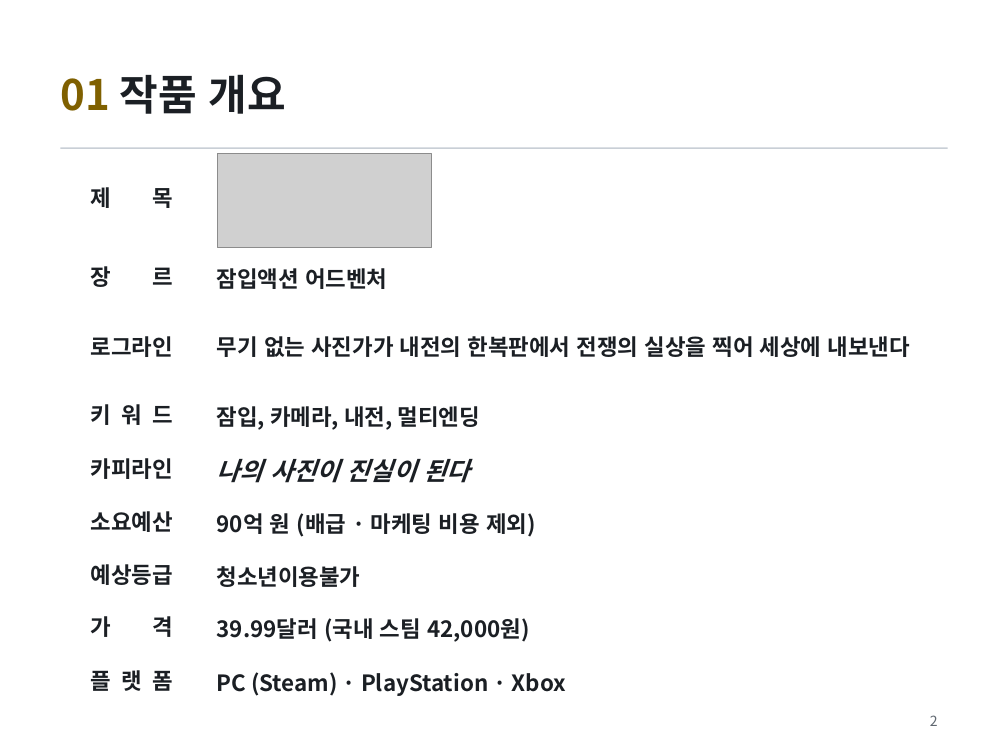
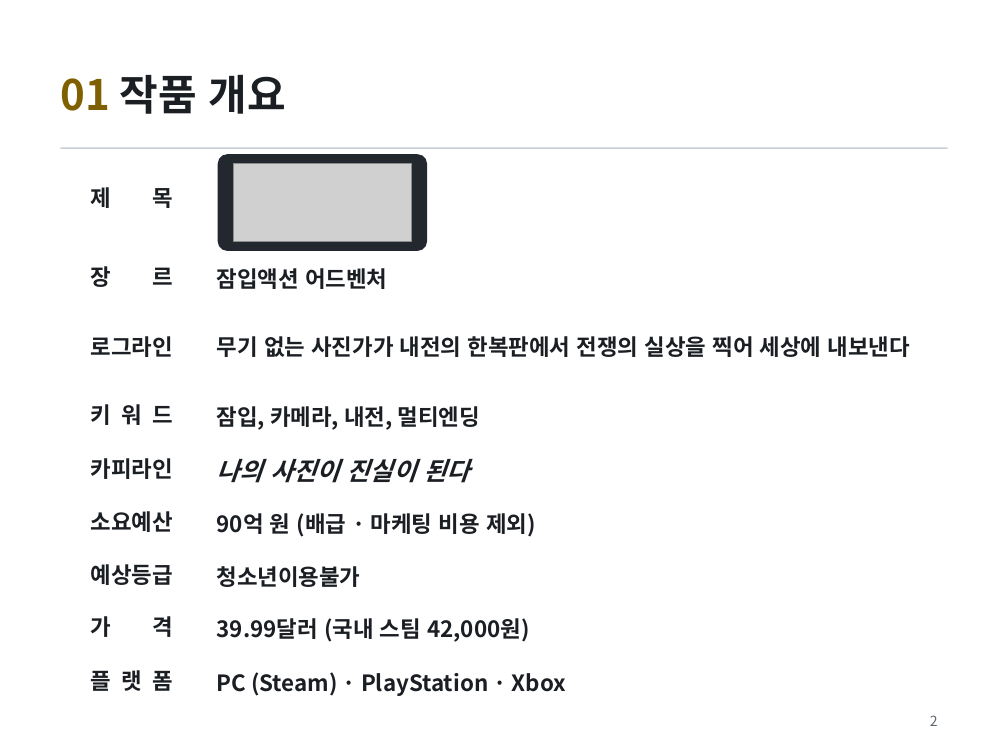
Before and after one commit to golgold/unitybasic, a slide deck: slide 2 of 기획/김민우_게임_FRAME UNDER FIRE.pptx. Drawn at 1008x756 pixels with LibreOffice and Linux fonts; fonts in the diff are those of the drawing; grey boxes stand for pictures. Boxes give left, top, right and bottom in pixels: in the first picture for what was removed or moved away, otherwise in the second. Text is boxed around its words. In the diff, an @@ line names an element or a change of style, - is before the commit and + after.

```diff
--- a/기획/김민우_게임_FRAME UNDER FIRE.pptx
+++ b/기획/김민우_게임_FRAME UNDER FIRE.pptx
@@ rounded rectangle added at (218, 154, 427, 251), fill #23282E @@
@@ picture: place and size @@
-picture at (218, 153, 431, 248)
+picture at (234, 163, 411, 242)
```
Also in this commit, not shown: 1 other slide changed, 1 other file.
